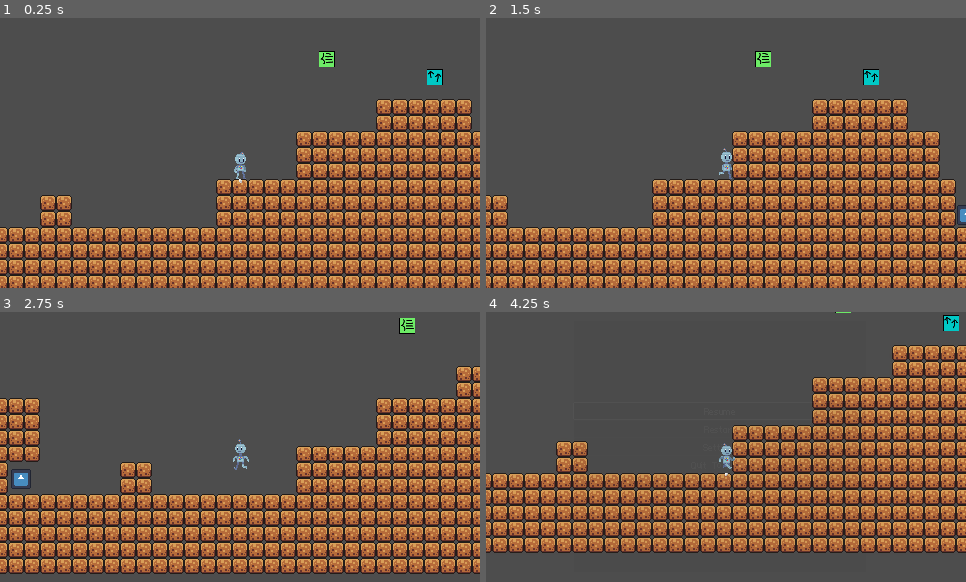
Above: before the commit, frames 1-4 (two rows, left to right).
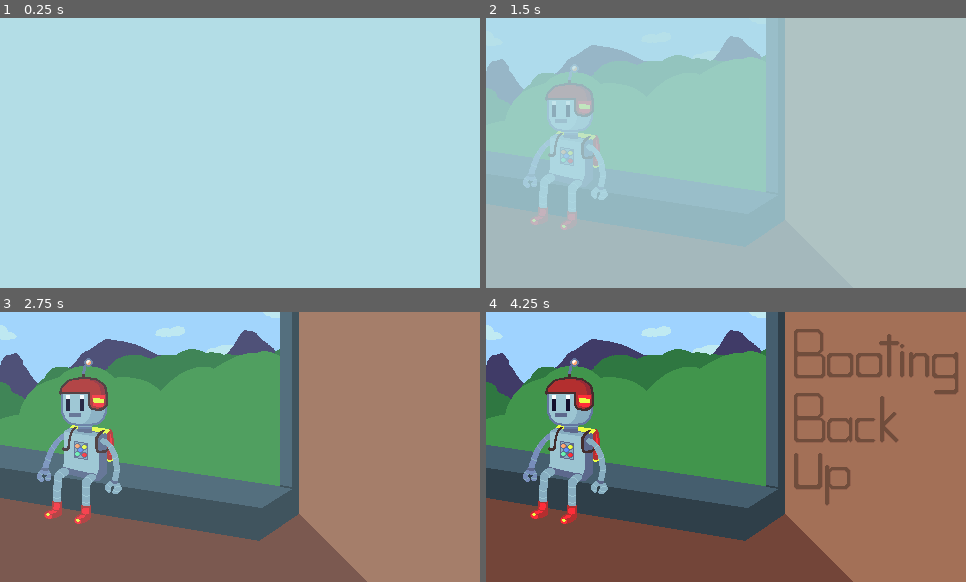
Above: after the commit, the same moments.

Repository: RydalisDarx/gmtk24_godotgame
Game: Godot game, scene res://scenes/screens/TitleScreen.tscn
Same seed, same stepped clock (60 frames per second), same inputs: the game is played once before the commit and once after it. Before the commit the project starts from res://scenes/levels/main.tscn. The engine's default icon, where the game draws it, is replaced by a stand-in: a white triangle on a blue panel in a dark square.
Inputs:
- Up to frame 1 (0.25 s): no input
- Up to frame 2 (1.5 s): hold D (walk_right) from 0.53 s (still down); tap Shift (dash) at 0.6 s; tap Space (jump) at 0.77 s; tap Z (wall_cling) at 1.35 s
- Up to frame 3 (2.75 s): tap Space (jump) at 1.52 s; release D (walk_right) at 2.03 s; hold A (walk_left) from 2.03 s (still down); tap Shift (dash) at 2.1 s
- Up to frame 4 (4.25 s): release A (walk_left) at 2.78 s; hold D (walk_right) from 2.78 s (still down); tap Z (wall_cling) at 2.85 s; tap Space (jump) at 3.02, 3.77 s; tap Shift (dash) at 3.6 s; tap Escape (pause) at 4.15 s

The runs differ from the first frame. In frame 1, 100% of the frame differs, in the area x 0-100%, y 0-100%; in frame 2, 100%; in frame 3, 98%; in frame 4, 99%.

Commit message:
It is 2:30 AM and I wish nothing more than for this to fix everything
Its a bunch of ui stuff honestly

Diff:
--- a/assets/forest_tilset.tres
+++ b/assets/forest_tilset.tres
@@ -1,20 +1,6 @@
-[gd_resource type="TileSet" load_steps=5 format=3 uid="uid://dr1hxby50o3vs"]
+[gd_resource type="TileSet" load_steps=3 format=3 uid="uid://dr1hxby50o3vs"]
 
-[ext_resource type="Texture2D" uid="uid://dragwb4vynoox" path="res://assets/thorns_tileset.png" id="1_7a7up"]
 [ext_resource type="Texture2D" uid="uid://ccd86fypb5855" path="res://assets/blocks_tileset.png" id="1_xhp58"]
-
-[sub_resource type="TileSetAtlasSource" id="TileSetAtlasSource_mnxi2"]
-texture = ExtResource("1_7a7up")
-texture_region_size = Vector2i(8, 8)
-1:0/0 = 0
-2:0/0 = 0
-3:0/0 = 0
-1:1/0 = 0
-2:1/0 = 0
-3:1/0 = 0
-1:2/0 = 0
-2:2/0 = 0
-3:2/0 = 0
 
 [sub_resource type="TileSetAtlasSource" id="TileSetAtlasSource_07dpe"]
 texture = ExtResource("1_xhp58")
@@ -339,4 +325,3 @@
 terrain_set_0/terrain_1/name = "Terrain 1"
 terrain_set_0/terrain_1/color = Color(0.356834, 0.410847, 0.728144, 1)
 sources/1 = SubResource("TileSetAtlasSource_07dpe")
-sources/0 = SubResource("TileSetAtlasSource_mnxi2")
--- a/project.godot
+++ b/project.godot
@@ -11,7 +11,7 @@
 [application]
 
 config/name="GMTK 2024"
-run/main_scene="res://scenes/levels/main.tscn"
+run/main_scene="res://scenes/screens/TitleScreen.tscn"
 config/features=PackedStringArray("4.3", "Forward Plus")
 config/icon="res://icon.svg"
 
--- /dev/null
+++ b/scenes/levels/EndGame.tscn
@@ -0,0 +1,39 @@
+[gd_scene load_steps=5 format=3 uid="uid://3awqjhl0fske"]
+
+[ext_resource type="Script" path="res://scripts/end_game.gd" id="1_cav2k"]
+[ext_resource type="Texture2D" uid="uid://bir8436t761mo" path="res://assets/ending_screen_v4.png" id="2_2d36k"]
+[ext_resource type="PackedScene" uid="uid://bnemj4k20asn" path="res://scenes/miscellaneous/music_player.tscn" id="3_rt2gw"]
+[ext_resource type="AudioStream" uid="uid://ctq3141x8fg1a" path="res://audio/music/title_music.wav" id="4_23nn8"]
+
+[node name="EndGame" type="Control"]
+layout_mode = 3
+anchors_preset = 15
+anchor_right = 1.0
+anchor_bottom = 1.0
+grow_horizontal = 2
+grow_vertical = 2
+script = ExtResource("1_cav2k")
+
+[node name="EndingScreenV4" type="Sprite2D" parent="."]
+position = Vector2(240, 134)
+texture = ExtResource("2_2d36k")
+
+[node name="Button" type="Button" parent="."]
+layout_mode = 0
+offset_left = 341.0
+offset_top = 218.0
+offset_right = 454.0
+offset_bottom = 249.0
+text = "Quit To Menu"
+
+[node name="Label" type="Label" parent="."]
+layout_mode = 0
+offset_right = 40.0
+offset_bottom = 23.0
+
+[node name="MusicPlayer" parent="." instance=ExtResource("3_rt2gw")]
+stream = ExtResource("4_23nn8")
+autoplay = true
+bus = &"Master"
+
+[connection signal="pressed" from="Button" to="." method="_on_button_pressed"]
--- a/scenes/player.tscn
+++ b/scenes/player.tscn
@@ -1224,8 +1224,10 @@
 [node name="SFXPlayers" type="Node" parent="."]
 
 [node name="Jump" type="AudioStreamPlayer2D" parent="SFXPlayers"]
-stream = ExtResource("10_octw6")
+stream = ExtResource("10_1gjpn")
 volume_db = -3.467
+bus = &"SFX"
 
 [node name="Dash" type="AudioStreamPlayer2D" parent="SFXPlayers"]
-stream = ExtResource("11_a23se")
+stream = ExtResource("11_bti1t")
+bus = &"SFX"
--- a/scenes/screens/SettingsMenu.tscn
+++ b/scenes/screens/SettingsMenu.tscn
@@ -1,5 +1,6 @@
-[gd_scene load_steps=2 format=3 uid="uid://dypwksy6j8lcp"]
+[gd_scene load_steps=3 format=3 uid="uid://dypwksy6j8lcp"]
 
+[ext_resource type="Script" path="res://scripts/settings_menu_controller.gd" id="1_y82yp"]
 [ext_resource type="FontFile" uid="uid://b5eibttpb7bp4" path="res://assets/font/at01.ttf" id="3_qfmv8"]
 
 [node name="SettingsMenu" type="Control"]
@@ -9,6 +10,7 @@
 anchor_bottom = 1.0
 grow_horizontal = 2
 grow_vertical = 2
+script = ExtResource("1_y82yp")
 
 [node name="ColorRect" type="ColorRect" parent="."]
 layout_mode = 0
@@ -76,11 +78,11 @@
 
 [node name="confirm" type="Button" parent="."]
 layout_mode = 0
-offset_left = 156.0
-offset_top = 27.0
-offset_right = 174.0
-offset_bottom = 61.0
+offset_left = 9.0
+offset_top = 4.0
+offset_right = 123.0
+offset_bottom = 38.0
 scale = Vector2(0.632412, 0.662364)
 theme_override_fonts/font = ExtResource("3_qfmv8")
 theme_override_font_sizes/font_size = 32
-text = "<"
+text = "Title Screen"
--- a/scenes/screens/TitleScreen.tscn
+++ b/scenes/screens/TitleScreen.tscn
@@ -1,11 +1,10 @@
-[gd_scene load_steps=67 format=3 uid="uid://bqyo7345b5kj2"]
+[gd_scene load_steps=71 format=3 uid="uid://bqyo7345b5kj2"]
 
 [ext_resource type="Script" path="res://scripts/title_screen_controller.gd" id="1_e2i8m"]
 [ext_resource type="Texture2D" uid="uid://l81csjvquobq" path="res://assets/titlescreen_bg.png" id="2_d2aty"]
 [ext_resource type="Texture2D" uid="uid://bt4bltsmcf5ti" path="res://assets/title_screen_anim/title_screen1.png" id="3_dhbko"]
 [ext_resource type="PackedScene" uid="uid://bnemj4k20asn" path="res://scenes/miscellaneous/music_player.tscn" id="3_n8row"]
 [ext_resource type="Texture2D" uid="uid://6kfp3w2ta13s" path="res://assets/start_button_normal.png" id="4_fl1ah"]
-[ext_resource type="AudioStream" uid="uid://ctq3141x8fg1a" path="res://audio/music/title_music.wav" id="4_i2iw8"]
 [ext_resource type="Texture2D" uid="uid://dwgheloclu5s5" path="res://assets/title_text.png" id="4_n0pfa"]
 [ext_resource type="Texture2D" uid="uid://buq3w5egghcwt" path="res://assets/title_screen_anim/title_screen2.png" id="4_rnhqa"]
 [ext_resource type="Texture2D" uid="uid://drw176sio0bsg" path="res://assets/title_screen_anim/title_screen3.png" id="5_3cnmq"]
@@ -52,6 +51,10 @@
 [ext_resource type="Texture2D" uid="uid://b5be17a8tbi81" path="res://assets/title_screen_anim/title_screen41.png" id="43_acfoe"]
 [ext_resource type="Texture2D" uid="uid://cudancqtqeweu" path="res://assets/title_screen_anim/title_screen42.png" id="44_1ta8v"]
 [ext_resource type="Texture2D" uid="uid://ccxjr65x0g3gn" path="res://assets/title_screen_anim/title_screen43.png" id="45_8cs63"]
+[ext_resource type="Texture2D" uid="uid://cmhry0u2qdtmc" path="res://assets/settings_button_normal.png" id="49_ghu0d"]
+[ext_resource type="Texture2D" uid="uid://dsymo7vknbwxm" path="res://assets/credits_button_normal.png" id="49_m6m8k"]
+[ext_resource type="Texture2D" uid="uid://cimct3cvay4dr" path="res://assets/credits_button_hover.png" id="50_k2au8"]
+[ext_resource type="Texture2D" uid="uid://bv152rlkqib1t" path="res://assets/settings_button_hover.png" id="50_lcae6"]
 [ext_resource type="Texture2D" uid="uid://b7amhddjaf5j0" path="res://assets/skyline.png" id="53_0no4l"]
 [ext_resource type="Texture2D" uid="uid://dp3elhbje8jhq" path="res://assets/player-Sheet.png" id="54_4i1xa"]
 [ext_resource type="Texture2D" uid="uid://dygjyl6oll5mm" path="res://assets/double_jump-sheet.png" id="55_gvcgh"]
@@ -60,6 +63,7 @@
 [ext_resource type="Texture2D" uid="uid://7f2k7iibjr7e" path="res://assets/looking_up.png" id="58_s0tca"]
 [ext_resource type="Texture2D" uid="uid://denb8p0jqvha0" path="res://assets/bubble_1.png" id="59_pr5we"]
 [ext_resource type="Texture2D" uid="uid://d4demo2gc8tar" path="res://assets/bubble_2.png" id="60_a3saj"]
+[ext_resource type="AudioStream" uid="uid://ctq3141x8fg1a" path="res://audio/music/title_music.wav" id="61_mrjcc"]
 [ext_resource type="Texture2D" uid="uid://uet0jhxgo2fw" path="res://assets/bubble_3.png" id="61_xiktv"]
 
 [sub_resource type="SpriteFrames" id="SpriteFrames_0wmrx"]
@@ -532,6 +536,54 @@
 tracks/27/interp = 1
 tracks/27/loop_wrap = true
 tracks/27/keys = {
+"times": PackedFloat32Array(0),
+"transitions": PackedFloat32Array(1),
+"update": 0,
+"values": [Color(1, 1, 1, 0)]
+}
+tracks/28/type = "value"
+tracks/28/imported = false
+tracks/28/enabled = true
+tracks/28/path = NodePath("VBoxContainer/Credits:disabled")
+tracks/28/interp = 1
+tracks/28/loop_wrap = true
+tracks/28/keys = {
+"times": PackedFloat32Array(0),
+"transitions": PackedFloat32Array(1),
+"update": 1,
+"values": [true]
+}
+tracks/29/type = "value"
+tracks/29/imported = false
+tracks/29/enabled = true
+tracks/29/path = NodePath("VBoxContainer/Credits:modulate")
+tracks/29/interp = 1
+tracks/29/loop_wrap = true
+tracks/29/keys = {
+"times": PackedFloat32Array(0),
+"transitions": PackedFloat32Array(1),
+"update": 0,
+"values": [Color(1, 1, 1, 0)]
+}
+tracks/30/type = "value"
+tracks/30/imported = false
+tracks/30/enabled = true
+tracks/30/path = NodePath("VBoxContainer/Settings:disabled")
+tracks/30/interp = 1
+tracks/30/loop_wrap = true
+tracks/30/keys = {
+"times": PackedFloat32Array(0),
+"transitions": PackedFloat32Array(1),
+"update": 1,
+"values": [true]
+}
+tracks/31/type = "value"
+tracks/31/imported = false
+tracks/31/enabled = true
+tracks/31/path = NodePath("VBoxContainer/Settings:modulate")
+tracks/31/interp = 1
+tracks/31/loop_wrap = true
+tracks/31/keys = {
 "times": PackedFloat32Array(0),
 "transitions": PackedFloat32Array(1),
 "update": 0,
@@ -609,7 +661,55 @@
 tracks/5/interp = 1
 tracks/5/loop_wrap = true
 tracks/5/keys = {
-"times": PackedFloat32Array(6.07631, 6.24428),
+"times": PackedFloat32Array(6.14286, 6.28571),
+"transitions": PackedFloat32Array(1, 1),
+"update": 0,
+"values": [Color(1, 1, 1, 0), Color(1, 1, 1, 1)]
+}
+tracks/6/type = "value"
+tracks/6/imported = false
+tracks/6/enabled = true
+tracks/6/path = NodePath("VBoxContainer/Credits:disabled")
+tracks/6/interp = 1
+tracks/6/loop_wrap = true
+tracks/6/keys = {
+"times": PackedFloat32Array(6.22189),
+"transitions": PackedFloat32Array(1),
+"update": 0,
+"values": [false]
+}
+tracks/7/type = "value"
+tracks/7/imported = false
+tracks/7/enabled = true
+tracks/7/path = NodePath("VBoxContainer/Credits:modulate")
+tracks/7/interp = 1
+tracks/7/loop_wrap = true
+tracks/7/keys = {
+"times": PackedFloat32Array(6.05999, 6.22135),
+"transitions": PackedFloat32Array(1, 1),
+"update": 0,
+"values": [Color(1, 1, 1, 0), Color(0.992157, 0.992157, 0.996078, 1)]
+}
+tracks/8/type = "value"
+tracks/8/imported = false
+tracks/8/enabled = true
+tracks/8/path = NodePath("VBoxContainer/Settings:disabled")
+tracks/8/interp = 1
+tracks/8/loop_wrap = true
+tracks/8/keys = {
+"times": PackedFloat32Array(6.2585),
+"transitions": PackedFloat32Array(1),
+"update": 1,
+"values": [false]
+}
+tracks/9/type = "value"
+tracks/9/imported = false
+tracks/9/enabled = true
+tracks/9/path = NodePath("VBoxContainer/Settings:modulate")
+tracks/9/interp = 1
+tracks/9/loop_wrap = true
+tracks/9/keys = {
+"times": PackedFloat32Array(6.11476, 6.25883),
 "transitions": PackedFloat32Array(1, 1),
 "update": 0,
 "values": [Color(1, 1, 1, 0), Color(1, 1, 1, 1)]
@@ -662,7 +762,7 @@
 tracks/3/interp = 1
 tracks/3/loop_wrap = true
 tracks/3/keys = {
-"times": PackedFloat32Array(0, 0.15, 0.45),
+"times": PackedFloat32Array(0, 0.15, 0.583333),
 "transitions": PackedFloat32Array(1, 1, 1),
 "update": 0,
 "values": [Color(1, 1, 1, 1), Color(1, 1, 1, 1), Color(1, 1, 1, 0)]
@@ -954,6 +1054,54 @@
 "transitions": PackedFloat32Array(1, 1, 1),
 "update": 0,
 "values": [Color(1, 1, 1, 0), Color(1, 1, 1, 0), Color(1, 1, 1, 1)]
+}
+tracks/28/type = "value"
+tracks/28/imported = false
+tracks/28/enabled = true
+tracks/28/path = NodePath("VBoxContainer/Credits:disabled")
+tracks/28/interp = 1
+tracks/28/loop_wrap = true
+tracks/28/keys = {
+"times": PackedFloat32Array(0),
+"transitions": PackedFloat32Array(1),
+"update": 1,
+"values": [true]
+}
+tracks/29/type = "value"
+tracks/29/imported = false
+tracks/29/enabled = true
+tracks/29/path = NodePath("VBoxContainer/Settings:disabled")
+tracks/29/interp = 1
+tracks/29/loop_wrap = true
+tracks/29/keys = {
+"times": PackedFloat32Array(0),
+"transitions": PackedFloat32Array(1),
+"update": 1,
+"values": [true]
+}
+tracks/30/type = "value"
+tracks/30/imported = false
+tracks/30/enabled = true
+tracks/30/path = NodePath("VBoxContainer/Credits:modulate")
+tracks/30/interp = 1
+tracks/30/loop_wrap = true
+tracks/30/keys = {
+"times": PackedFloat32Array(0.0833333, 0.416667),
+"transitions": PackedFloat32Array(1, 1),
+"update": 0,
+"values": [Color(1, 1, 1, 1), Color(1, 1, 1, 0)]
+}
+tracks/31/type = "value"
+tracks/31/imported = false
+tracks/31/enabled = true
+tracks/31/path = NodePath("VBoxContainer/Settings:modulate")
+tracks/31/interp = 1
+tracks/31/loop_wrap = true
+tracks/31/keys = {
+"times": PackedFloat32Array(0.166667, 0.5),
+"transitions": PackedFloat32Array(1, 1),
+"update": 0,
+"values": [Color(1, 1, 1, 1), Color(1, 1, 1, 0)]
 }
 
 [sub_resource type="AnimationLibrary" id="AnimationLibrary_4hjtk"]
@@ -1005,8 +1153,10 @@
 anchor_top = 1.0
 anchor_right = 1.0
 anchor_bottom = 1.0
-offset_left = -182.0
-offset_top = -61.0
+offset_left = -156.0
+offset_top = -102.0
+offset_right = 26.0
+offset_bottom = -14.0
 grow_horizontal = 0
 grow_vertical = 0
 
@@ -1020,6 +1170,28 @@
 texture_pressed = ExtResource("4_fl1ah")
 texture_hover = ExtResource("5_tytxr")
 texture_disabled = ExtResource("4_fl1ah")
+
+[node name="Credits" type="TextureButton" parent="VBoxContainer"]
+unique_name_in_owner = true
+modulate = Color(1, 1, 1, 0)
+layout_mode = 2
+size_flags_horizontal = 4
+disabled = true
+texture_normal = ExtResource("49_m6m8k")
+texture_pressed = ExtResource("49_m6m8k")
+texture_hover = ExtResource("50_k2au8")
+texture_disabled = ExtResource("49_m6m8k")
+
+[node name="Settings" type="TextureButton" parent="VBoxContainer"]
+unique_name_in_owner = true
+modulate = Color(1, 1, 1, 0)
+layout_mode = 2
+size_flags_horizontal = 4
+disabled = true
+texture_normal = ExtResource("49_ghu0d")
+texture_pressed = ExtResource("49_ghu0d")
+texture_hover = ExtResource("50_lcae6")
+texture_disabled = ExtResource("49_ghu0d")
 
 [node name="QuitButton" type="TextureButton" parent="VBoxContainer"]
 unique_name_in_owner = true
@@ -1134,4 +1306,6 @@
 }
 
 [connection signal="pressed" from="VBoxContainer/StartButton" to="." method="_on_start_button_pressed"]
+[connection signal="pressed" from="VBoxContainer/Credits" to="." method="_on_start_button_pressed"]
+[connection signal="pressed" from="VBoxContainer/Settings" to="." method="_on_start_button_pressed"]
 [connection signal="pressed" from="VBoxContainer/QuitButton" to="." method="_on_quit_button_pressed"]
--- /dev/null
+++ b/scenes/screens/credits.tscn
@@ -0,0 +1,120 @@
+[gd_scene load_steps=9 format=3 uid="uid://d3evj1hq1d6vb"]
+
+[ext_resource type="Script" path="res://scripts/credits.gd" id="1_hwxj0"]
+[ext_resource type="FontFile" uid="uid://b5eibttpb7bp4" path="res://assets/font/at01.ttf" id="2_4yxm2"]
+[ext_resource type="Texture2D" uid="uid://l81csjvquobq" path="res://assets/titlescreen_bg.png" id="3_0pjl8"]
+[ext_resource type="PackedScene" uid="uid://bnemj4k20asn" path="res://scenes/miscellaneous/music_player.tscn" id="4_ikt2f"]
+[ext_resource type="AudioStream" uid="uid://bbw85biobs7pn" path="res://audio/music/Death music.wav" id="5_33eyq"]
+
+[sub_resource type="Animation" id="Animation_12tlv"]
+resource_name = "scroll"
+length = 20.0
+tracks/0/type = "value"
+tracks/0/imported = false
+tracks/0/enabled = true
+tracks/0/path = NodePath("Label:position")
+tracks/0/interp = 1
+tracks/0/loop_wrap = true
+tracks/0/keys = {
+"times": PackedFloat32Array(0, 20),
+"transitions": PackedFloat32Array(1, 1),
+"update": 0,
+"values": [Vector2(115, 270), Vector2(115, -480)]
+}
+
+[sub_resource type="Animation" id="Animation_rg761"]
+length = 0.001
+tracks/0/type = "value"
+tracks/0/imported = false
+tracks/0/enabled = true
+tracks/0/path = NodePath("Label:position")
+tracks/0/interp = 1
+tracks/0/loop_wrap = true
+tracks/0/keys = {
+"times": PackedFloat32Array(0),
+"transitions": PackedFloat32Array(1),
+"update": 0,
+"values": [Vector2(115, 270)]
+}
+
+[sub_resource type="AnimationLibrary" id="AnimationLibrary_htm5d"]
+_data = {
+"RESET": SubResource("Animation_rg761"),
+"scroll": SubResource("Animation_12tlv")
+}
+
+[node name="Credits" type="Control"]
+layout_mode = 3
+anchors_preset = 15
+anchor_right = 1.0
+anchor_bottom = 1.0
+grow_horizontal = 2
+grow_vertical = 2
+script = ExtResource("1_hwxj0")
+
+[node name="TitlescreenBg" type="Sprite2D" parent="."]
+modulate = Color(0.489622, 0.489622, 0.489622, 1)
+position = Vector2(240, 135)
+texture = ExtResource("3_0pjl8")
+
+[node name="Label" type="Label" parent="."]
+layout_mode = 0
+offset_left = 115.0
+offset_top = 270.0
+offset_right = 372.0
+offset_bottom = 747.0
+theme_override_fonts/font = ExtResource("2_4yxm2")
+theme_override_font_sizes/font_size = 16
+text = "Booting Back Up (GMTK 2024)
+
+--- Team Lead ---
+Ali Hassan
+
+--- Game Programmers ---
+Ali Hassan
+Liam Ihasz
+Noah Klowden
+Celeste Nunes
+Sigourney
+
+--- Artists ---
+Liam Ihasz
+Martin Tran
+
+--- Composer and Sound Designer ---
+Vanessa Merlis
+
+--- Level Designers ---
+Ali Hassan
+Noah Klowden
+Sigourney
+
+--- UX Designers ---
+Ali Hassan
+Liam Ihasz
+
+Thank everyone for making this game a reality!
+And thank you for playing!"
+horizontal_alignment = 1
+
+[node name="Button" type="Button" parent="."]
+layout_mode = 0
+offset_left = 3.0
+offset_top = 3.0
+offset_right = 64.0
+offset_bottom = 24.0
+theme_override_fonts/font = ExtResource("2_4yxm2")
+theme_override_font_sizes/font_size = 16
+text = "Title Screen"
+
+[node name="AnimationPlayer" type="AnimationPlayer" parent="."]
+libraries = {
+"": SubResource("AnimationLibrary_htm5d")
+}
+
+[node name="MusicPlayer" parent="." instance=ExtResource("4_ikt2f")]
+stream = ExtResource("5_33eyq")
+autoplay = true
+bus = &"Master"
+
+[connection signal="pressed" from="Button" to="." method="_on_button_pressed"]
--- a/scenes/world_objects/hazard.tscn
+++ b/scenes/world_objects/hazard.tscn
@@ -7,6 +7,7 @@
 size = Vector2(26, 26)
 
 [node name="Hazard" type="Area2D" groups=["Hazards"]]
+position = Vector2(360, 600)
 script = ExtResource("1_ojp8f")
 metadata/_edit_group_ = true
 
--- /dev/null
+++ b/scripts/credits.gd
@@ -0,0 +1,12 @@
+extends Control
+
+
+# Called when the node enters the scene tree for the first time.
+func _ready() -> void:
+	$AnimationPlayer.play("scroll")
+	pass # Replace with function body.
+
+
+func _on_button_pressed() -> void:
+	get_tree().change_scene_to_file("res://scenes/screens/TitleScreen.tscn")
+	pass # Replace with function body.
--- /dev/null
+++ b/scripts/end_game.gd
@@ -0,0 +1,5 @@
+extends Control
+
+func _on_button_pressed() -> void:
+	get_tree().change_scene_to_file("res://scenes/screens/TitleScreen.tscn")
+	pass # Replace with function body.
--- a/scripts/pause_menu_controller.gd
+++ b/scripts/pause_menu_controller.gd
@@ -51,6 +51,7 @@
 
 
 func _on_menu_button_pressed() -> void:
+	SceneManager.stopMusic()
 	resume()
 	get_tree().change_scene_to_file("res://scenes/screens/TitleScreen.tscn")
 	pass # Replace with function body.
@@ -60,7 +61,3 @@
 	resume()
 	get_tree().quit()
 	pass # Replace with function body.
-
-
-func _on_resume_button_draw() -> void:
-	pass # Replace with function body.
--- a/scripts/scene_manager.gd
+++ b/scripts/scene_manager.gd
@@ -8,6 +8,11 @@
 	TrueMusicPlayer.volume_db = volume
 	TrueMusicPlayer.play()
 
+func stopMusic():
+	TrueMusicPlayer.stop()
+
+
+
 func _getCurrentScene():
 	return currentScene
 
--- a/scripts/title_screen_controller.gd
+++ b/scripts/title_screen_controller.gd
@@ -2,6 +2,8 @@
 
 @onready var start_button = $"%StartButton"
 @onready var quit_button = $"%QuitButton"
+@onready var settings_button = $"%Settings"
+@onready var credits_button = $"%Credits"
 @onready var animation_player = $"%animation_player"
 
 
@@ -22,3 +24,13 @@
 		func():
 				get_tree().quit()
 	)
+
+	settings_button.button_down.connect(
+		func():
+				get_tree().change_scene_to_file("res://scenes/screens/SettingsMenu.tscn")
+	)
+
+	credits_button.button_down.connect(
+		func():
+				get_tree().change_scene_to_file("res://scenes/screens/credits.tscn")
+	)
Binary file added: assets/credits_button_hover.png
Not shown, added: assets/credits_button_hover.png.import
Binary file added: assets/credits_button_normal.png
Not shown, added: assets/credits_button_normal.png.import
Binary file added: assets/ending_screen_v4.png
Not shown, added: assets/ending_screen_v4.png.import
Binary file added: assets/settings_button_hover.png
Not shown, added: assets/settings_button_hover.png.import
Binary file added: assets/settings_button_normal.png
Not shown, added: assets/settings_button_normal.png.import
Not shown, added: audio/music/Death music.wav.import
Not shown, added: audio/music/Title for Project BuildaBear.wav.import
(and 14 more such lines)
